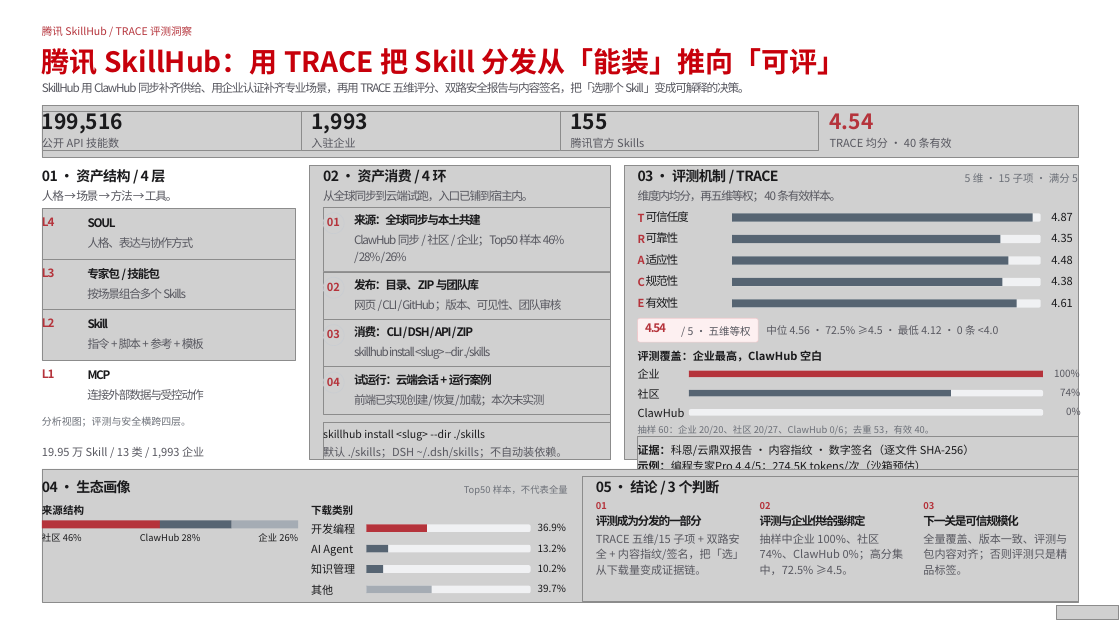
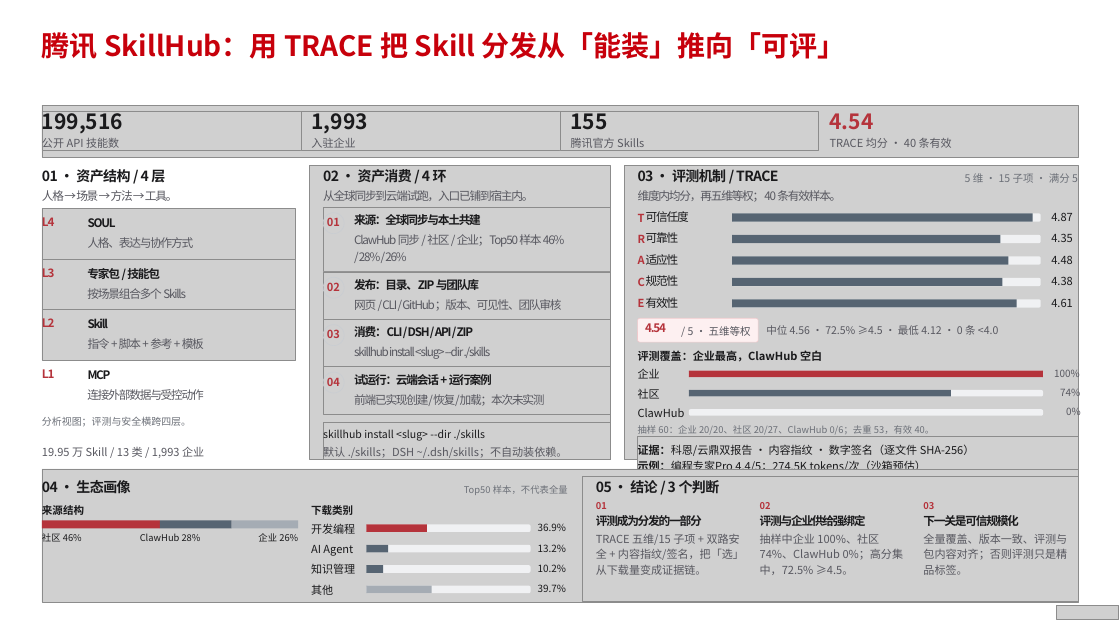
Before and after one commit to lzyu/skill-research-ppt, a slide deck: slide 5 of skill-final-v1.pptx (slide 4 before the commit). Drawn at 1120x630 pixels with LibreOffice and Linux fonts; fonts in the diff are those of the drawing; grey boxes stand for pictures. Boxes give left, top, right and bottom in pixels: in the first picture for what was removed or moved away, otherwise in the second. Text is boxed around its words. In the diff, an @@ line names an element or a change of style, - is before the commit and + after.

Commit message:
Refine Skill lifecycle page and Zhiguoyuan example

```diff
--- a/skill-final-v1.pptx
+++ b/skill-final-v1.pptx
@@ text "腾讯 SkillHub：用 TRACE 把 Skill ...": place and size @@
-text "腾讯 SkillHub：用 TRACE 把 Skill ..." at [42,48,846,75]
+text "腾讯 SkillHub：用 TRACE 把 Skill ..." at [42,32,846,59]
@@ text removed at [42,26,192,36] @@
-腾讯 SkillHub / TRACE 评测洞察
@@ text removed at [42,82,749,93] @@
-SkillHub 用 ClawHub 同步补齐供给、用企业认证补齐专业场景，再用 TRACE 五维评分、双路安全报告与内容签名，把「选哪个 Skill」变成可解释的决策。
```
Also in this commit, not shown: 18 other slides changed, 1 slide added, 1 slide removed, 5 other files.
